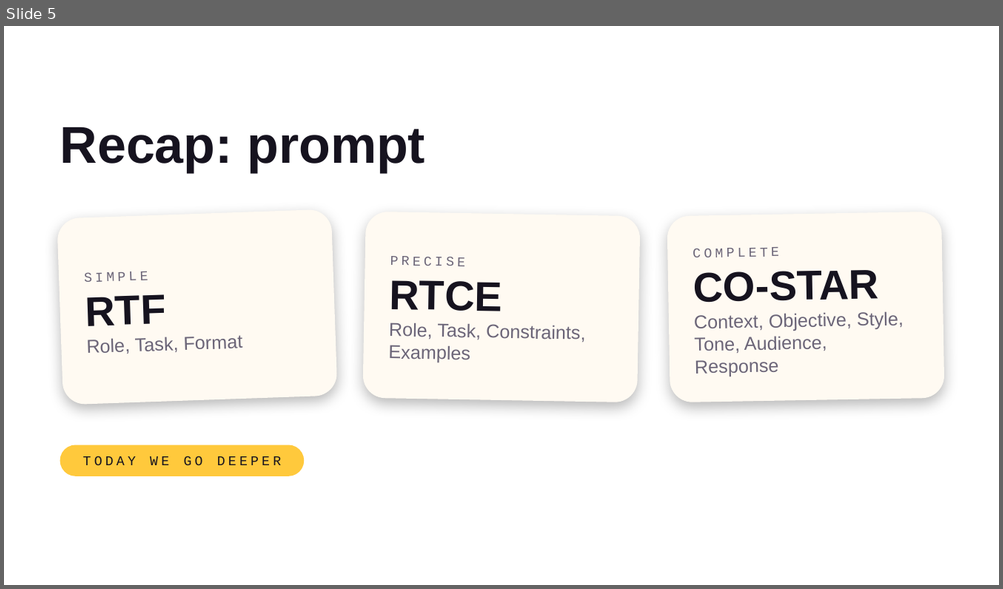
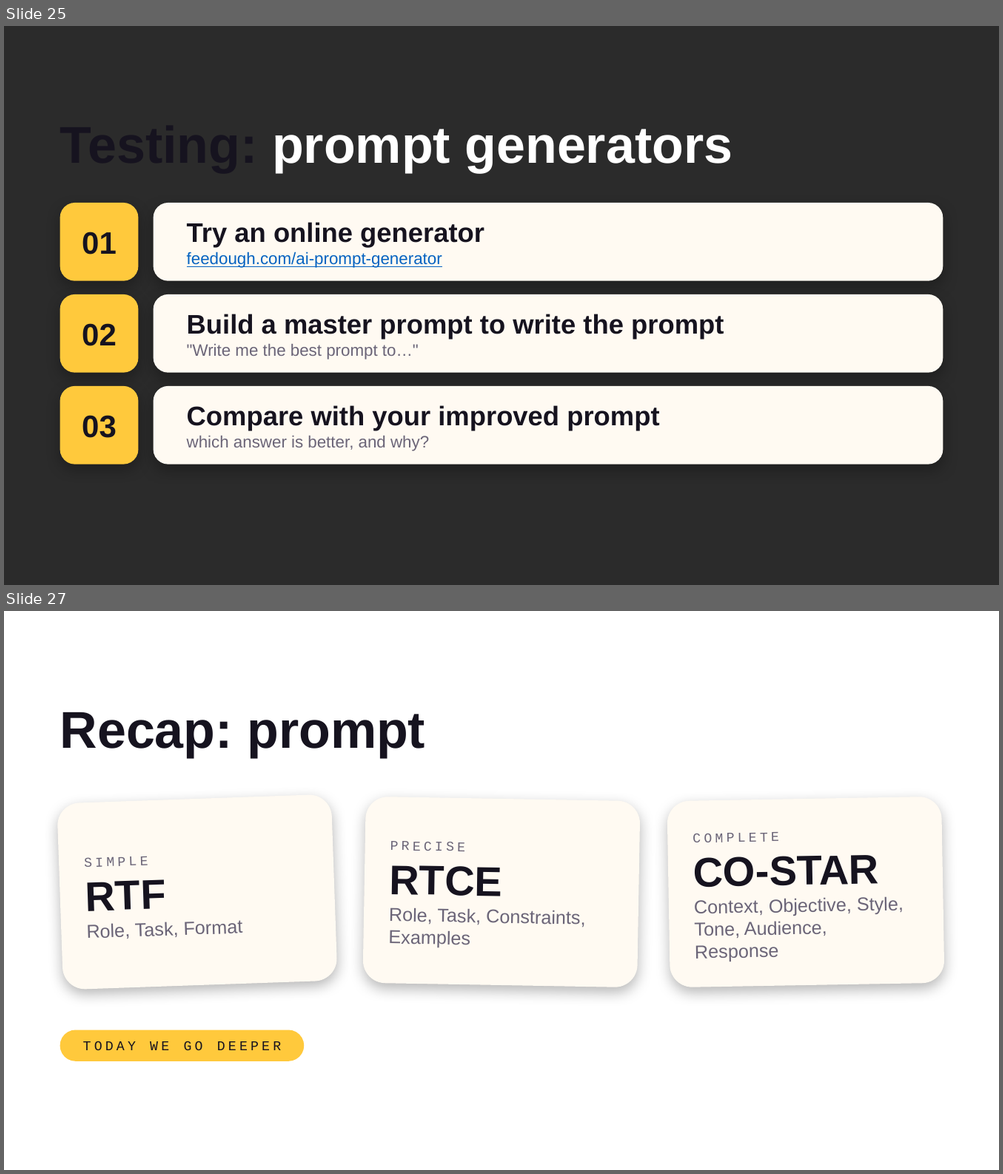
Before and after one commit to ffouladgar-ux/motion-graphics, a slide deck: courses/uca-ai/day2/UCA_AI_Day2.pptx. Shown one above the other, each under a label of ours: slide 5 before the commit, slides 25 and 27 after it; the slides between them are not shown. The pictures are 1003x589 and 1003x1174 pixels, drawn with LibreOffice and Linux fonts; fonts in the diff are those of the drawing; background and template pictures are left out; a plain dark background stands for a picture behind light text. Boxes give left, top, right and bottom in pixels: in the first picture for what was removed or moved away, otherwise in the second. Text is boxed around its words. In the diff, an @@ line names an element or a change of style, - is before the commit and + after.

```diff
--- a/courses/uca-ai/day2/UCA_AI_Day2.pptx
+++ b/courses/uca-ai/day2/UCA_AI_Day2.pptx
@@ slide 25 added at [4, 26, 999, 585], background picture (left out) @@
@@ title added at [272, 129, 733, 173], 50 pt, text #FFFFFF, bold @@
+Testing: prompt generators
@@ rounded rectangle added at [60, 203, 138, 281], fill #FFC93C, 30 pt, text #16131F, bold @@
+01
@@ rounded rectangle added at [153, 203, 942, 281], fill #FFFAF2, 16 pt, text #0563C1, underline @@
+Try an online generator
+feedough.com/ai-prompt-generator
@@ rounded rectangle added at [60, 295, 138, 373], fill #FFC93C, 30 pt, text #16131F, bold @@
+02
@@ rounded rectangle added at [153, 295, 942, 373], fill #FFFAF2, 26 pt, text #16131F, bold @@
+Build a master prompt to write the prompt
+"Write me the best prompt to…"
@@ rounded rectangle added at [60, 386, 138, 465], fill #FFC93C, 30 pt, text #16131F, bold @@
+03
@@ rounded rectangle added at [153, 386, 942, 465], fill #FFFAF2, 26 pt, text #16131F, bold @@
+Compare with your improved prompt
+which answer is better, and why?
@@ what was slide 5 is now slide 27 @@
```
Also in this commit, not shown: 9 slides changed, 25 other slides added, 1 slide removed, 7 other files.
